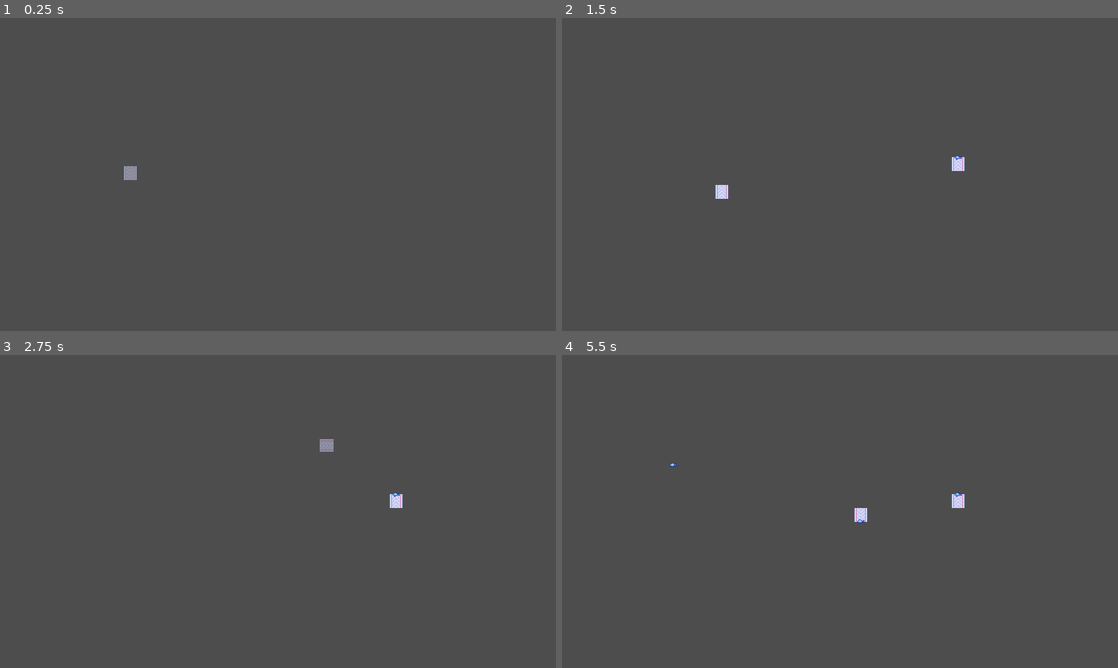
Above: before the commit, frames 1-4 (two rows, left to right).
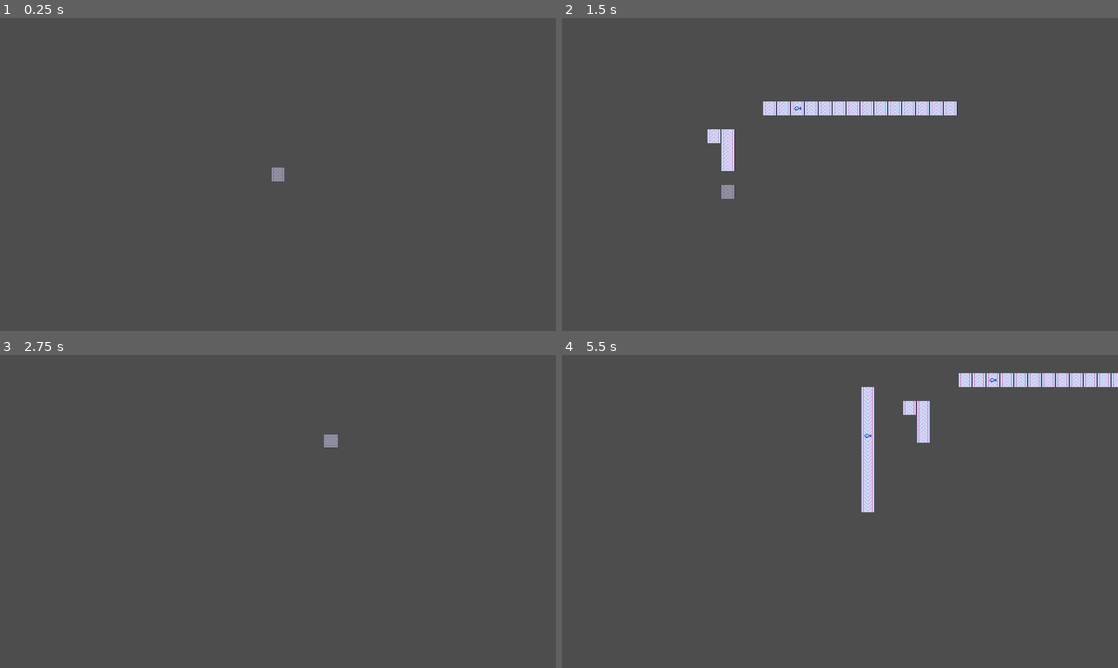
Above: after the commit, the same moments.

Repository: cynumini/reborn-of-dream
Game: Godot game, scene res://world.tscn
Same seed, same stepped clock (60 frames per second), same inputs: the game is played once before the commit and once after it.
Inputs (mouse positions are in pixels of both pictures, inside the frame that each line leads up to):
- Up to frame 1 (0.25 s): no input
- Up to frame 2 (1.5 s): tap Enter at 0.5 s; move the mouse to (962, 158) at 0.52 s; press the mouse at (962, 158) at 0.53 s; hold D (right, bound only after the commit) 0.53-1.28 s; tap Q (drop) at 0.6 s; move the mouse to (728, 190) at 1.27 s; release the mouse at (728, 190) at 1.28 s; hold S (down, bound only after the commit) from 1.28 s (still down); click (728, 190) at 1.35 s
- Up to frame 3 (2.75 s): right-click (166, 527) at 1.55 s; move the mouse to (333, 442) at 2.02 s; release S (down, bound only after the commit) at 2.03 s; hold D (right, bound only after the commit) from 2.03 s (still down); hold Right mouse button (remove) from 2.03 s (still down); tap R (rotate) at 2.3 s
- Up to frame 4 (5.5 s): move the mouse to (812, 574) at 2.77 s; release D (right, bound only after the commit) at 2.78 s; release Right mouse button (remove) at 2.78 s; hold W (up, bound only after the commit) 2.78-3.53 s; tap R (rotate) at 2.85 s; tap Mouse wheel up (zoom_in, bound only after the commit) at 3.05, 3.6 s; move the mouse to (1006, 558) at 3.52 s; hold A (left, bound only after the commit) 3.53-5.03 s; tap Mouse wheel down (zoom_out, bound only after the commit) at 3.8, 4.35 s; move the mouse to (673, 464) at 4.27 s; tap Q (drop) at 4.55, 5.1 s; move the mouse to (867, 511) at 5.02 s; press the mouse at (867, 511) at 5.03 s; hold S (down, bound only after the commit) from 5.03 s (still down)

The runs differ from the first frame. In frame 1, 0.2% of the frame differs, in the area x 22-52%, y 47-53%; in frame 2, 2.3%; in frame 3, 0.2%; in frame 4, 2.9%, in the area x 19-100%, y 5-54%.

Commit message:
start full rewrite, add camera

Diff:
--- a/belt.gd
+++ /dev/null
@@ -1,91 +0,0 @@
-class_name Belt
-extends Sprite2D
-
-@export var world: World
-
-var id: Vector2i
-var next_belt: Belt = null
-var items: Array[Sprite2D] = []
-var direction: Vector2i
-var z: int = -1
-const DIRECTION_UP = Vector2i(0, 1)
-const DIRECTION_DOWN = Vector2i(0, -1)
-const DIRECTION_RIGHT = Vector2i(-1, 0)
-const DIRECTION_LEFT = Vector2i(1, 0)
-
-
-func can_add():
-	return len(items) < 4
-
-
-func z_sort():
-	var item_z = z
-	for item in items:
-		item.z_index = item_z
-		item_z += 1
-
-
-func add_item(item):
-	items.append(item)
-	if (direction == DIRECTION_LEFT or direction == DIRECTION_RIGHT):
-		item.position.y = position.y
-	else:
-		item.position.x = position.x
-	z_sort()
-
-
-func sort_item(a: Node2D, b: Node2D, belt_direction):
-	match belt_direction:
-		DIRECTION_UP:
-			return a.position.y < b.position.y
-		DIRECTION_DOWN:
-			return a.position.y > b.position.y
-		DIRECTION_LEFT:
-			return a.position.x < b.position.x
-		DIRECTION_RIGHT:
-			return a.position.x > b.position.x
-
-
-func _physics_process(delta: float) -> void:
-	if len(items) == 0: return
-	var cell_id = Vector2i(position / 32)
-	items.sort_custom(sort_item.bind(direction))
-	var next_item_position = Vector2.ZERO
-	var new_items: Array[Sprite2D] = []
-	while items:
-		var item = items.pop_front()
-		var next_position = item.position - Vector2(direction * 100 * delta)
-		var next_position_cell = Vector2i(next_position / 32)
-		if cell_id == next_position_cell: # move on belt
-			if next_item_position == Vector2.ZERO or next_position.distance_to(next_item_position) > 8:
-				item.move(next_position)
-			new_items.append(item)
-		elif next_belt and next_belt.can_add(): # move to next belt
-			item.move(next_position)
-			next_belt.add_item(item)
-		else:
-			new_items.append(item) # stop at end
-		next_item_position = next_position
-	items = new_items
-
-
-func _on_belt_placed_first_pass():
-	var next_id = Vector2i(id - direction)
-	if next_id in world.map:
-		next_belt = world.map[next_id]
-	else:
-		next_belt = null
-	if next_belt == null or next_belt.direction != direction:
-		z = 1
-	else:
-		z = -1
-
-
-func calc_z():
-	if z == -1:
-		next_belt.calc_z()
-		z = next_belt.z + 4
-
-
-func _on_belt_placed_second_pass():
-	calc_z()
--- a/belt.tscn
+++ b/belt.tscn
@@ -1,9 +1,7 @@
-[gd_scene load_steps=3 format=3 uid="uid://dsa0a6ghmscda"]
+[gd_scene load_steps=2 format=3 uid="uid://dsa0a6ghmscda"]
 
-[ext_resource type="Texture2D" uid="uid://5h2iujov3nc6" path="res://assets/belt.png" id="1_susb0"]
-[ext_resource type="Script" uid="uid://dvblro4oxo3uw" path="res://belt.gd" id="2_rfspg"]
+[ext_resource type="Script" uid="uid://dvblro4oxo3uw" path="res://scripts/belt.gd" id="2_rfspg"]
 
-[node name="Belt" type="Sprite2D"]
+[node name="Belt" type="Sprite2D" groups=["belts"]]
 texture_filter = 1
-texture = ExtResource("1_susb0")
 script = ExtResource("2_rfspg")
--- a/cursor.gd
+++ /dev/null
@@ -1,54 +0,0 @@
-class_name Cursor
-extends Sprite2D
-
-var belt_scene = preload("res://belt.tscn")
-
-@export var world: World
-
-var grid_position = Vector2i(0, 0)
-var item_rotation = 0
-
-
-func _unhandled_input(event):
-	if event is InputEventMouseMotion:
-		grid_position.x = int(event.position.x / 32)
-		grid_position.y = int(event.position.y / 32)
-		position = Vector2(grid_position * 32) + Vector2(16, 16)
-
-
-func put():
-	if grid_position not in world.map:
-		var rotation_rad = deg_to_rad(item_rotation)
-		world.map[grid_position] = belt_scene.instantiate()
-		world.map[grid_position].position = Vector2(grid_position * 32) + Vector2(16, 16)
-		world.map[grid_position].rotation = rotation_rad
-		world.map[grid_position].direction = Vector2i(round(-sin(rotation_rad)), round(cos(rotation_rad)))
-		world.map[grid_position].world = world
-		world.map[grid_position].id = grid_position
-		world.belt_placed_first_pass.connect(world.map[grid_position]._on_belt_placed_first_pass)
-		world.belt_placed_second_pass.connect(world.map[grid_position]._on_belt_placed_second_pass)
-		world.add_child(world.map[grid_position])
-		world.belt_placed_first_pass.emit()
-		world.belt_placed_second_pass.emit()
-		for item in world.get_item_in_cells(grid_position):
-			world.map[grid_position].add_item(item)
-
-
-func remove():
-	if grid_position in world.map:
-		world.map[grid_position].queue_free()
-		world.map.erase(grid_position)
-
-
-func _process(_delta):
-	if Input.is_action_pressed("put"):
-		if grid_position in world.map and world.map[grid_position].rotation != rotation:
-			remove()
-			put()
-		else:
-			put()
-	if Input.is_action_pressed("remove"):
-		remove()
-	if Input.is_action_just_pressed("rotate"):
-		item_rotation = (item_rotation + 90) % 360
-		rotation = deg_to_rad(item_rotation)
--- a/fish.gd
+++ /dev/null
@@ -1,15 +0,0 @@
-class_name Fish
-extends Sprite2D
-
-@export var world: World
-
-
-var can_move = true
-
-func move(new_position: Vector2):
-	if (can_move):
-		self.position = new_position
-		can_move = false
-
-func _physics_process(_delta: float) -> void:
-	can_move = true
--- a/fish.tscn
+++ b/fish.tscn
@@ -1,7 +1,7 @@
 [gd_scene load_steps=3 format=3 uid="uid://dwrtsxehqv6n0"]
 
 [ext_resource type="Texture2D" uid="uid://b5eppi0y0ky6o" path="res://assets/sprites/fish.png" id="1_hgn23"]
-[ext_resource type="Script" uid="uid://c5xa6d3n2ktxc" path="res://fish.gd" id="2_6ik3a"]
+[ext_resource type="Script" uid="uid://c5xa6d3n2ktxc" path="res://scripts/fish.gd" id="2_6ik3a"]
 
 [node name="Fish" type="Sprite2D" groups=["items"]]
 z_index = 1
--- a/project.godot
+++ b/project.godot
@@ -14,10 +14,6 @@
 run/main_scene="uid://bgafspft6n5vw"
 config/features=PackedStringArray("4.5", "Forward Plus")
 config/icon="res://icon.svg"
-
-[debug]
-
-settings/stdout/print_fps=true
 
 [display]
 
@@ -47,3 +43,33 @@
 "events": [Object(InputEventKey,"resource_local_to_scene":false,"resource_name":"","device":-1,"window_id":0,"alt_press …(192 unchanged characters)…
 ]
 }
+up={
+"deadzone": 0.2,
+"events": [Object(InputEventKey,"resource_local_to_scene":false,"resource_name":"","device":-1,"window_id":0,"alt_pressed":false,"shift_pressed":false,"ctrl_pressed":false,"meta_pressed":false,"pressed":false,"keycode":0,"physical_keycode":87,"key_label":0,"unicode":119,"location":0,"echo":false,"script":null)
+]
+}
+down={
+"deadzone": 0.2,
+"events": [Object(InputEventKey,"resource_local_to_scene":false,"resource_name":"","device":-1,"window_id":0,"alt_pressed":false,"shift_pressed":false,"ctrl_pressed":false,"meta_pressed":false,"pressed":false,"keycode":0,"physical_keycode":83,"key_label":0,"unicode":115,"location":0,"echo":false,"script":null)
+]
+}
+left={
+"deadzone": 0.2,
+"events": [Object(InputEventKey,"resource_local_to_scene":false,"resource_name":"","device":-1,"window_id":0,"alt_pressed":false,"shift_pressed":false,"ctrl_pressed":false,"meta_pressed":false,"pressed":false,"keycode":0,"physical_keycode":65,"key_label":0,"unicode":97,"location":0,"echo":false,"script":null)
+]
+}
+right={
+"deadzone": 0.2,
+"events": [Object(InputEventKey,"resource_local_to_scene":false,"resource_name":"","device":-1,"window_id":0,"alt_pressed":false,"shift_pressed":false,"ctrl_pressed":false,"meta_pressed":false,"pressed":false,"keycode":0,"physical_keycode":68,"key_label":0,"unicode":100,"location":0,"echo":false,"script":null)
+]
+}
+zoom_in={
+"deadzone": 0.2,
+"events": [Object(InputEventMouseButton,"resource_local_to_scene":false,"resource_name":"","device":-1,"window_id":0,"alt_pressed":false,"shift_pressed":false,"ctrl_pressed":false,"meta_pressed":false,"button_mask":8,"position":Vector2(99, 23),"global_position":Vector2(108, 71),"factor":1.0,"button_index":4,"canceled":false,"pressed":true,"double_click":false,"script":null)
+]
+}
+zoom_out={
+"deadzone": 0.2,
+"events": [Object(InputEventMouseButton,"resource_local_to_scene":false,"resource_name":"","device":-1,"window_id":0,"alt_pressed":false,"shift_pressed":false,"ctrl_pressed":false,"meta_pressed":false,"button_mask":16,"position":Vector2(226, 20),"global_position":Vector2(235, 68),"factor":1.0,"button_index":5,"canceled":false,"pressed":true,"double_click":false,"script":null)
+]
+}
--- /dev/null
+++ b/scripts/belt.gd
@@ -0,0 +1,148 @@
+class_name Belt
+extends Sprite2D
+
+@export var world: World
+
+var belt_texture: Texture2D = preload("res://assets/belt.png")
+var curved_belt_texture: Texture2D = preload("res://assets/curved_belt.png")
+
+@export_range(1, 8, 1) var max_items = 1
+
+const UP = Vector2i(0, -1)
+const DOWN = Vector2i(0, 1)
+const LEFT = Vector2i(-1, 0)
+const RIGHT = Vector2i(1, 0)
+
+var id: Vector2i
+var items: Array[Fish] = []
+var direction: Vector2i
+
+func setup(world_node: World, grid_position: Vector2i, belt_rotation: float):
+	texture = belt_texture
+	self.world = world_node
+	self.position = grid_position * world.grid_size
+	self.rotation_degrees = belt_rotation
+	self.id = grid_position
+	self.direction = Vector2(sin(rotation), -cos(rotation))
+
+func is_full():
+	return len(items) == max_items
+
+func add_item(item: Fish):
+	item.position = position
+	items.append(item)
+
+
+func apply_curve():
+	var up_belt: Belt = world.belts.get(id + UP)
+	var down_belt: Belt = world.belts.get(id + DOWN)
+	var left_belt: Belt = world.belts.get(id + LEFT)
+	var right_belt: Belt = world.belts.get(id + RIGHT)
+	var from_top = false
+	var from_bottom = false
+	var from_left = false
+	var from_right = false
+	if up_belt and up_belt.direction == DOWN and direction != UP:
+		from_top = true
+	if down_belt and down_belt.direction == UP and direction != DOWN:
+		from_top = true
+	if left_belt and left_belt.direction == RIGHT and direction != LEFT:
+		from_left = true
+	if right_belt and right_belt.direction == LEFT and direction != RIGHT:
+		from_right = true
+	var count = int(from_top) + int(from_bottom) + int(from_left) + int(from_right)
+	if count == 0:
+		pass # not curved
+	elif count > 1:
+		pass # not curved
+	else:
+		pass # can be curved
+
+#@export var world: World
+#
+#var id: Vector2i
+#var next_belt: Belt = null
+#var items: Array[Sprite2D] = []
+#var direction: Vector2i
+#var z: int = -1
+#const DIRECTION_UP = Vector2i(0, 1)
+#const DIRECTION_DOWN = Vector2i(0, -1)
+#const DIRECTION_RIGHT = Vector2i(-1, 0)
+#const DIRECTION_LEFT = Vector2i(1, 0)
+#
+#
+#func can_add():
+	#return len(items) < 4
+#
+#
+#func z_sort():
+	#var item_z = z
+	#for item in items:
+		#item.z_index = item_z
+		#item_z += 1
+#
+#
+#func add_item(item):
+	#items.append(item)
+	#if (direction == DIRECTION_LEFT or direction == DIRECTION_RIGHT):
+		#item.position.y = position.y
+	#else:
+		#item.position.x = position.x
+	#z_sort()
+#
+#
+#func sort_item(a: Node2D, b: Node2D, belt_direction):
+	#match belt_direction:
+		#DIRECTION_UP:
+			#return a.position.y < b.position.y
+		#DIRECTION_DOWN:
+			#return a.position.y > b.position.y
+		#DIRECTION_LEFT:
+			#return a.position.x < b.position.x
+		#DIRECTION_RIGHT:
+			#return a.position.x > b.position.x
+#
+#
+#func _physics_process(delta: float) -> void:
+	#if len(items) == 0: return
+	#var cell_id = Vector2i(position / 32)
+	#items.sort_custom(sort_item.bind(direction))
+	#var next_item_position = Vector2.ZERO
+	#var new_items: Array[Sprite2D] = []
+	#while items:
+		#var item = items.pop_front()
+		#var next_position = item.position - Vector2(direction * 100 * delta)
+		#var next_position_cell = Vector2i(next_position / 32)
+		#if cell_id == next_position_cell: # move on belt
+			#if next_item_position == Vector2.ZERO or next_position.distance_to(next_item_position) > 8:
+				#item.move(next_position)
+			#new_items.append(item)
+		#elif next_belt and next_belt.can_add(): # move to next belt
+			#item.move(next_position)
+			#next_belt.add_item(item)
+		#else:
+			#new_items.append(item) # stop at end
+		#next_item_position = next_position
+	#items = new_items
+#
+#
+#func _on_belt_placed_first_pass():
+	#var next_id = Vector2i(id - direction)
+	#if next_id in world.map:
+		#next_belt = world.map[next_id]
+	#else:
+		#next_belt = null
+	#if next_belt == null or next_belt.direction != direction:
+		#z = 1
+	#else:
+		#z = -1
+#
+#
+#func calc_z():
+	#if z == -1:
+		#next_belt.calc_z()
+		#z = next_belt.z + 4
+#
+#
+#func _on_belt_placed_second_pass():
+	#calc_z()
--- /dev/null
+++ b/scripts/camera.gd
@@ -0,0 +1,25 @@
+class_name Camera
+extends Camera2D
+
+@export_range(0, 0.5, 0.01) var zoom_speed: float = 0.05
+@export_range(0, 5, 0.1) var max_zoom: float = 2
+@export_range(0, 5, 0.1) var min_zoom: float = 0.5
+@export_range(100, 1000) var speed: float = 300
+
+var zoom_level: float = 1.0
+
+func _process(delta: float) -> void:
+	# movement
+	var direction = Vector2.ZERO
+	direction.x = Input.get_action_strength("right") - Input.get_action_strength("left")
+	direction.y = Input.get_action_strength("down") - Input.get_action_strength("up")
+	self.position += direction * speed * delta
+
+	# zoom level
+	var zoom_direction: int = 0
+	if Input.is_action_just_released("zoom_in"):
+		zoom_direction = 1
+	elif Input.is_action_just_released("zoom_out"):
+		zoom_direction = -1
+	zoom_level = clamp(zoom_level + zoom_speed * zoom_direction, min_zoom, max_zoom)
+	zoom = Vector2.ONE * zoom_level
--- /dev/null
+++ b/scripts/cursor.gd
@@ -0,0 +1,61 @@
+class_name Cursor
+extends Sprite2D
+
+@export var world: World
+@export var camera: Camera
+
+var belt_scene = preload("res://belt.tscn")
+var fish_scene = preload("res://fish.tscn")
+
+#var grid_position: Vector2i
+
+func place_belt(grid_position: Vector2i):
+	var belt: Belt = belt_scene.instantiate()
+	belt.setup(world, grid_position, rotation_degrees)
+	world.belts[grid_position] = belt
+	world.add_child(belt)
+	get_tree().call_group("belts", "apply_curve")
+	get_tree().call_group("belts", "find_next_belt")
+	get_tree().call_group("belts", "sort_z")
+	print("place belt")
+		#world.map[grid_position].direction = Vector2i(round(-sin(rotation_rad)), round(cos(rotation_rad)))
+		#world.map[grid_position].world = world
+		#world.map[grid_position].id = grid_position
+		#world.belt_placed_first_pass.connect(world.map[grid_position]._on_belt_placed_first_pass)
+		#world.belt_placed_second_pass.connect(world.map[grid_position]._on_belt_placed_second_pass)
+		#world.add_child(world.map[grid_position])
+		#world.belt_placed_first_pass.emit()
+		#world.belt_placed_second_pass.emit()
+		#for item in world.get_item_in_cells(grid_position):
+			#world.map[grid_position].add_item(item)
+#
+#
+func remove_belt(grid_position: Vector2i):
+	if grid_position not in world.belts:
+		return
+	world.belts[grid_position].queue_free()
+	world.belts.erase(grid_position)
+
+
+func _process(_delta: float) -> void:
+	var mouse_position = get_global_mouse_position()
+	var grid_position = Vector2i((mouse_position / world.grid_size).round())
+	position = grid_position * world.grid_size
+
+	if Input.is_action_pressed("put"):
+		var belt_in_cell = world.belts.get(grid_position)
+		if belt_in_cell and not is_equal_approx(belt_in_cell.rotation, rotation):
+			remove_belt(grid_position)
+			place_belt(grid_position)
+		elif not belt_in_cell:
+			place_belt(grid_position)
+	if Input.is_action_just_released("drop"):
+		var belt_in_cell = world.belts.get(grid_position)
+		if belt_in_cell and not belt_in_cell.is_full():
+			var item: Fish = fish_scene.instantiate()
+			world.add_child(item)
+			belt_in_cell.add_item(item)
+	if Input.is_action_pressed("remove"):
+		remove_belt(grid_position)
+	if Input.is_action_just_pressed("rotate"):
+		rotation_degrees += 90
--- /dev/null
+++ b/scripts/fish.gd
@@ -0,0 +1,15 @@
+class_name Fish
+extends Sprite2D
+#
+#@export var world: World
+#
+#
+#var can_move = true
+#
+#func move(new_position: Vector2):
+	#if (can_move):
+		#self.position = new_position
+		#can_move = false
+#
+#func _physics_process(_delta: float) -> void:
+	#can_move = true
--- /dev/null
+++ b/scripts/world.gd
@@ -0,0 +1,69 @@
+class_name World
+extends Node2D
+
+@export var grid_size: int = 32
+
+var belts: Dictionary[Vector2i, Belt]
+
+#signal belt_placed_first_pass
+#signal belt_placed_second_pass
+#
+#@export var camera: Camera2D
+#
+#var fish_scene: PackedScene = preload("res://fish.tscn")
+#
+#var tick = 0
+#
+#var map: Dictionary[Vector2i, Belt] = {}
+#
+#var cursor_positon: Vector2
+#var cursor_grid_position: Vector2i
+#
+#
+#func _ready():
+	#randomize()
+#
+#
+#func min_distance_to_positions(target_position: Vector2, positions: Array[Vector2]):
+	#var min_distance: float = INF
+	#for current_position in positions:
+		#min_distance = min(min_distance, current_position.distance_to(target_position))
+	#return min_distance
+#
+#
+#func get_item_in_cells(index: Vector2i) -> Array[Node2D]:
+	#var items_in_cell: Array[Node2D] = []
+	#for item in get_tree().get_nodes_in_group("items"):
+		#var grid_position_of_item = Vector2i(item.position / 32)
+		#if grid_position_of_item == index:
+			#items_in_cell.append(item)
+	#return items_in_cell
+#
+#
+#func _process(_delta: float) -> void:
+
+#
+	#if Input.is_action_just_released("drop"):
+		#if cursor_grid_position in map and map[cursor_grid_position].can_add():
+			#var fish: Fish = fish_scene.instantiate()
+			#fish.world = self
+			#fish.position = cursor_positon
+			#map[cursor_grid_position].add_item(fish)
+			#add_child(fish)
+		#elif cursor_grid_position not in map:
+			#var items_in_cell_positions: Array[Vector2] = []
+			#for item in get_item_in_cells(cursor_grid_position):
+				#items_in_cell_positions.append(item.position)
+			#if len(items_in_cell_positions) < 4:
+				#var fish: Fish = fish_scene.instantiate()
+				#fish.world = self
+				#var new_position = cursor_positon
+				#if min_distance_to_positions(new_position, items_in_cell_positions) < 16:
+					#var x = cursor_grid_position.x * 32
+					#var y = cursor_grid_position.y * 32
+					#while true:
+						#new_position = Vector2(randf_range(x, x + 32), randf_range(y, y + 32))
+						#if min_distance_to_positions(new_position, items_in_cell_positions) >= 16:
+							#break
+				#fish.position = new_position
+				#add_child(fish)
--- a/world.gd
+++ /dev/null
@@ -1,60 +0,0 @@
-class_name World
-extends Node2D
-
-signal belt_placed_first_pass
-signal belt_placed_second_pass
-
-var fish_scene: PackedScene = preload("res://fish.tscn")
-
-var tick = 0
-
-var map: Dictionary[Vector2i, Belt] = {}
-
-
-func _ready():
-	randomize()
-
-
-func min_distance_to_positions(target_position: Vector2, positions: Array[Vector2]):
-	var min_distance: float = INF
-	for current_position in positions:
-		min_distance = min(min_distance, current_position.distance_to(target_position))
-	return min_distance
-
-
-func get_item_in_cells(index: Vector2i) -> Array[Node2D]:
-	var items_in_cell: Array[Node2D] = []
-	for item in get_tree().get_nodes_in_group("items"):
-		var grid_position_of_item = Vector2i(item.position / 32)
-		if grid_position_of_item == index:
-			items_in_cell.append(item)
-	return items_in_cell
-
-
-func _process(_delta: float) -> void:
-	if Input.is_action_just_released("drop"):
-		var mouse: Vector2 = get_global_mouse_position()
-		var grid_position = Vector2i(mouse / 32)
-		if grid_position in map and map[grid_position].can_add():
-			var fish: Fish = fish_scene.instantiate()
-			fish.world = self
-			fish.position = mouse
-			map[grid_position].add_item(fish)
-			add_child(fish)
-		elif grid_position not in map:
-			var items_in_cell_positions: Array[Vector2] = []
-			for item in get_item_in_cells(grid_position):
-				items_in_cell_positions.append(item.position)
-			if len(items_in_cell_positions) < 4:
-				var fish: Fish = fish_scene.instantiate()
-				fish.world = self
-				var new_position = mouse
-				if min_distance_to_positions(new_position, items_in_cell_positions) < 16:
-					var x = grid_position.x * 32
-					var y = grid_position.y * 32
-					while true:
-						new_position = Vector2(randf_range(x, x + 32), randf_range(y, y + 32))
-						if min_distance_to_positions(new_position, items_in_cell_positions) >= 16:
-							break
-				fish.position = new_position
-				add_child(fish)
--- a/world.tscn
+++ b/world.tscn
@@ -1,17 +1,25 @@
-[gd_scene load_steps=4 format=3 uid="uid://bgafspft6n5vw"]
+[gd_scene load_steps=5 format=3 uid="uid://bgafspft6n5vw"]
 
-[ext_resource type="Script" uid="uid://ps7erk0m2iid" path="res://world.gd" id="1_aqk2v"]
+[ext_resource type="Script" uid="uid://ps7erk0m2iid" path="res://scripts/world.gd" id="1_aqk2v"]
 [ext_resource type="Texture2D" uid="uid://5h2iujov3nc6" path="res://assets/belt.png" id="3_dwbse"]
-[ext_resource type="Script" uid="uid://qgjm86nr42js" path="res://cursor.gd" id="4_pkg7o"]
+[ext_resource type="Script" uid="uid://bphuxlnqjgpi8" path="res://scripts/camera.gd" id="4_aqk2v"]
+[ext_resource type="Script" uid="uid://qgjm86nr42js" path="res://scripts/cursor.gd" id="4_pkg7o"]
 
 [node name="World" type="Node2D"]
 y_sort_enabled = true
 script = ExtResource("1_aqk2v")
 
-[node name="Cursor" type="Sprite2D" parent="." node_paths=PackedStringArray("world")]
+[node name="Cursor" type="Sprite2D" parent="." node_paths=PackedStringArray("world", "camera")]
 modulate = Color(1, 1, 1, 0.49803922)
 texture_filter = 1
 position = Vector2(300, 357)
 texture = ExtResource("3_dwbse")
 script = ExtResource("4_pkg7o")
 world = NodePath("..")
+camera = NodePath("../Camera")
+
+[node name="Camera" type="Camera2D" parent="."]
+script = ExtResource("4_aqk2v")
+zoom_speed = 0.1
+max_zoom = 3.0
+speed = 600.0
Renamed: belt.gd.uid -> scripts/belt.gd.uid
Not shown, added: scripts/camera.gd.uid
Renamed: cursor.gd.uid -> scripts/cursor.gd.uid
Renamed: fish.gd.uid -> scripts/fish.gd.uid
Renamed: world.gd.uid -> scripts/world.gd.uid
